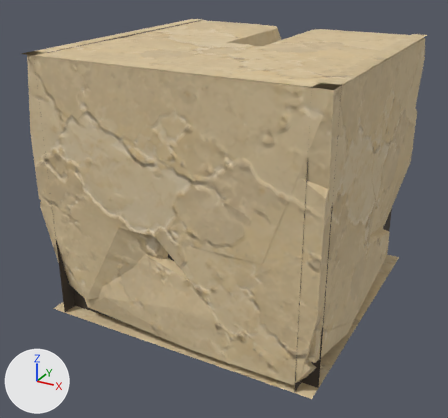
An edit to the glTF model assets/custom/models/ground_modules/ground_end_08.glb, drawn before and after from the same camera.
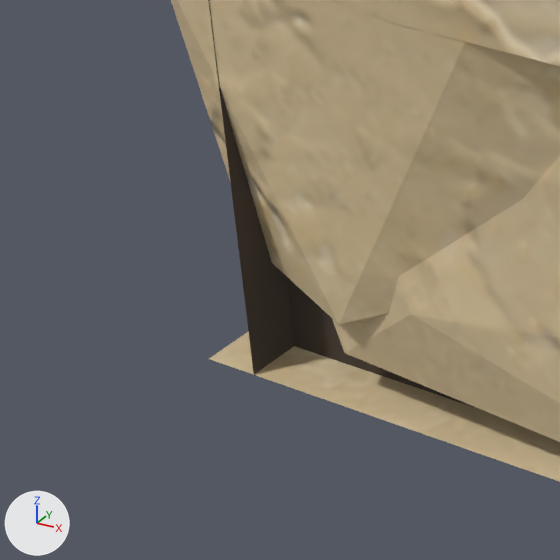
The first picture shows the older version from a 50 mm camera at (1.47, -1.386, 1.237) aimed at (0.474, 0.424, 0.332). The close-ups show the older and then the newer version on the part from 0% to 32% of the width and 52% to 86% of the height of that picture. Only the edits that show in the close-ups are written down. The axes (+X, +Y, +Z) are drawn at lower left. The lights are the same throughout.

The older version as bpy lines, for what is in view:
```python
mat_groundmodulerecess = principled_material('GroundModuleRecess')
mat_groundmodulerecess.base_color = (0.06, 0.045, 0.032)  # brown #453c32
mat_groundmodulerecess.roughness = 0.95
me_groundend08_bodyreliefmesh = bpy.data.meshes.new('GroundEnd08_BodyReliefMesh')
me_groundend08_bodyreliefmesh.from_pydata(...)  # 306 vertices, 518 faces; spans x 0.0..1.0, y 0.0..1.0, z 0.0..0.91
# faces by material slot: [10, 10, 10, 458, 30]
me_groundend08_bodyreliefmesh.materials.append(mat_sandstone_plate_1_007)
me_groundend08_bodyreliefmesh.materials.append(mat_sandstone_plate_4_007)
me_groundend08_bodyreliefmesh.materials.append(mat_sandstone_plate_11_007)
me_groundend08_bodyreliefmesh.materials.append(mat_sandstone_plate_15_003)
me_groundend08_bodyreliefmesh.materials.append(mat_groundmodulerecess)  # brown #453c32
ob_groundend08_body = bpy.data.objects.new('GroundEnd08_Body', me_groundend08_bodyreliefmesh)
ob_groundend08_body.location = (0.0, 0.0, 0.0)
```
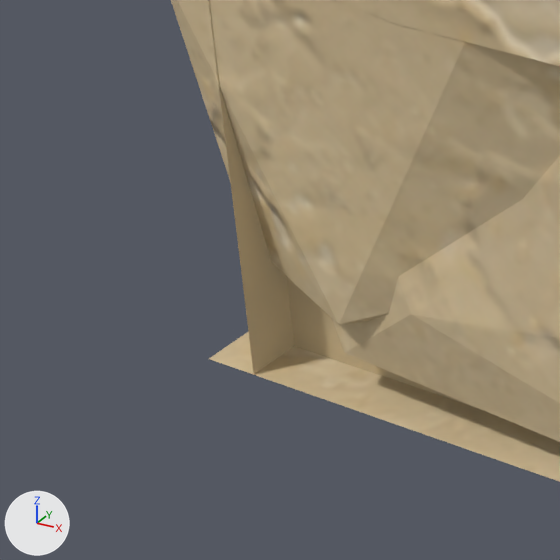
Changed parts and their boxes [x1, y1, x2, y2] in the close-ups (560 x 560 px):
'GroundEnd08_Body', recoloured: [206, 0, 530, 433] in both

Patch to the scene script:
```diff
--- a/assets/custom/models/ground_modules/ground_end_08.glb.py
+++ b/assets/custom/models/ground_modules/ground_end_08.glb.py
@@ mat_groundmodulerecess @@
 mat_groundmodulerecess = principled_material('GroundModuleRecess')
-mat_groundmodulerecess.base_color = (0.06, 0.045, 0.032)  # brown #453c32
+mat_groundmodulerecess.base_color = (0.61, 0.48, 0.28)  # beige #cdb890
 mat_groundmodulerecess.roughness = 0.95
```
